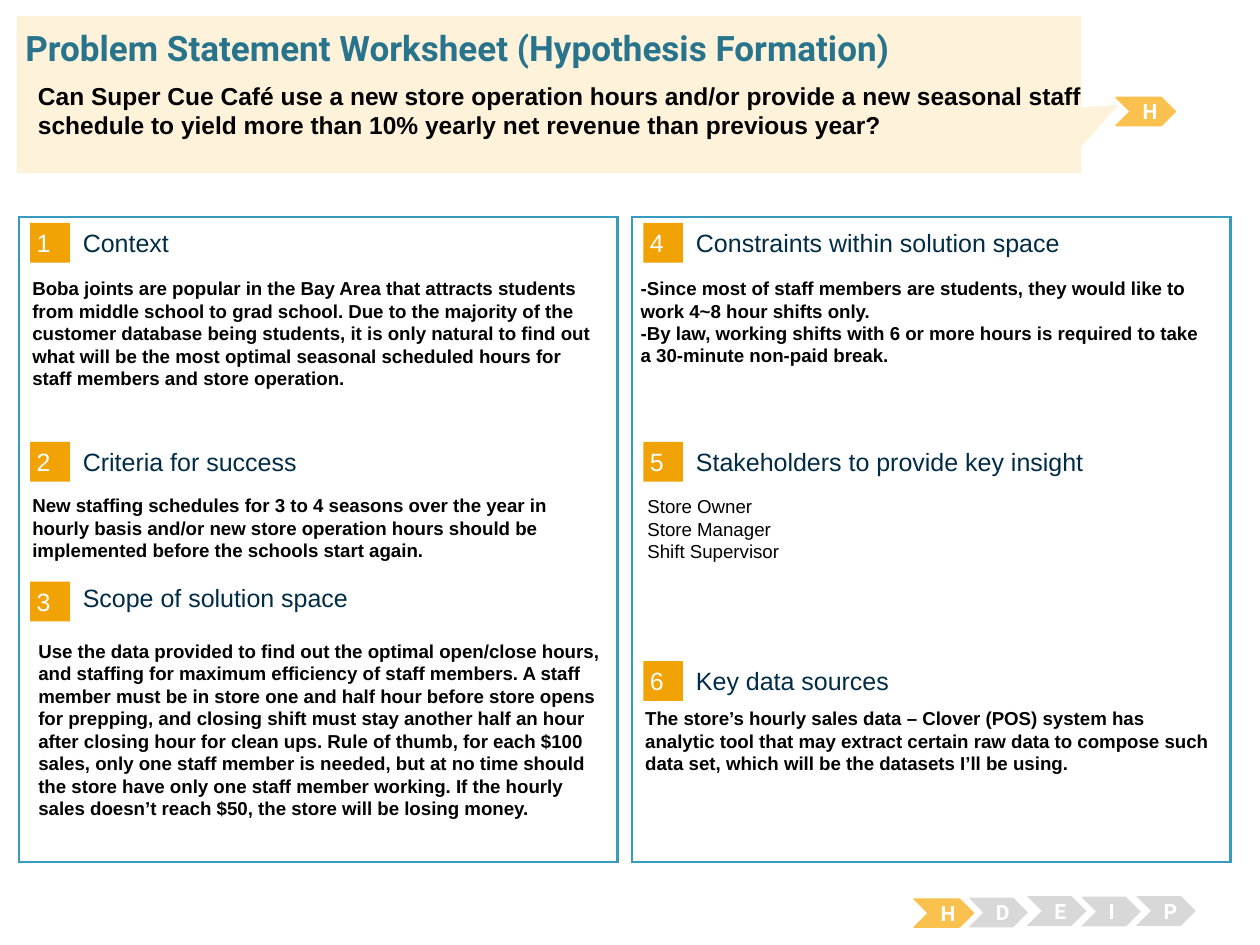
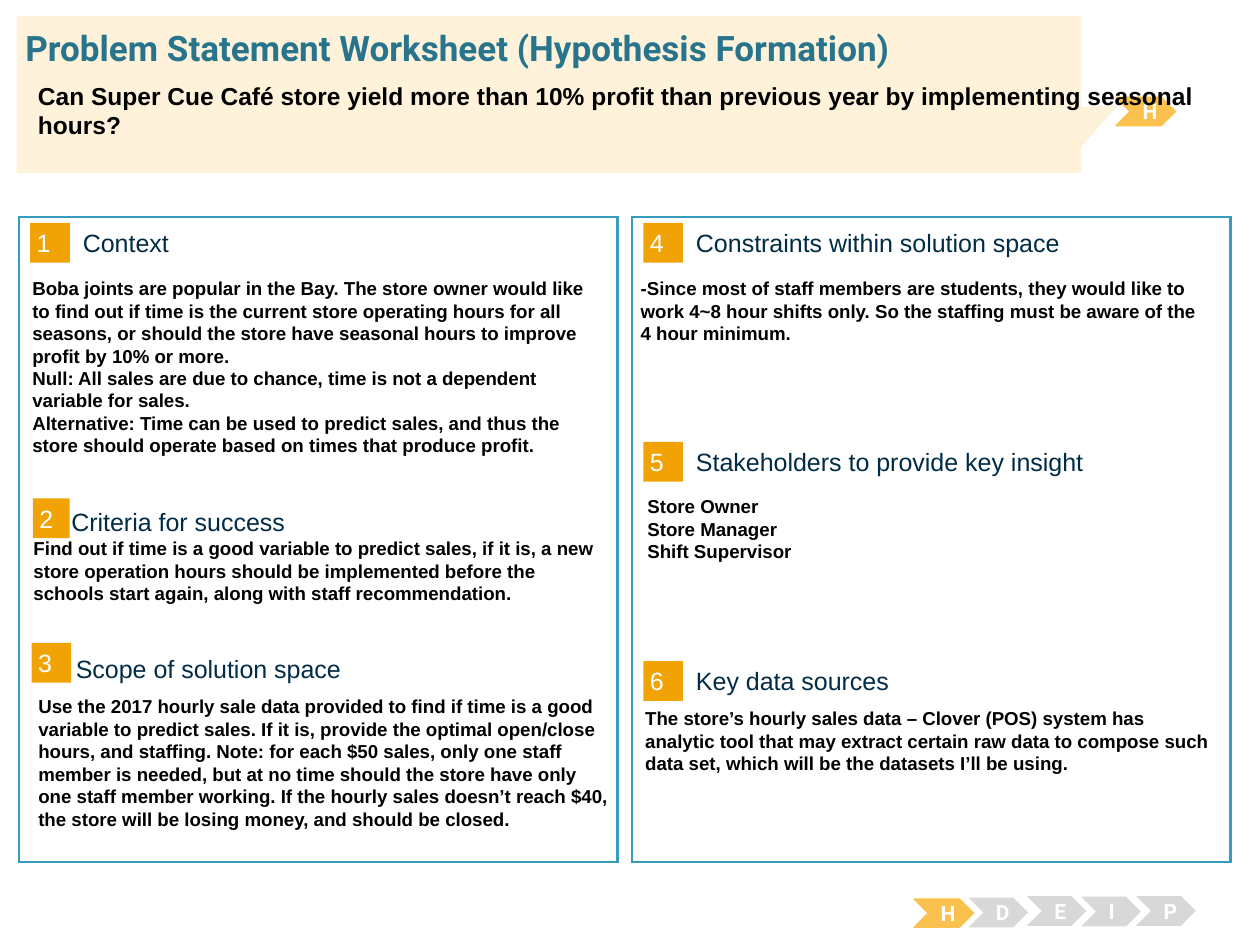
Before and after one commit to tc18fwd/SpringBoard, a slide deck: slide 1 of Capstone Two/Capstone Two Problem Statement.pptx. Drawn at 1260x945 pixels with LibreOffice and Linux fonts; fonts in the diff are those of the drawing. Boxes give left, top, right and bottom in pixels: in the first picture for what was removed or moved away, otherwise in the second. Text is boxed around its words. In the diff, an @@ line names an element or a change of style, - is before the commit and + after.

Commit message:
updated problem statement, capstone 2 all loading now done by looping

```diff
--- a/Capstone Two/Capstone Two Problem Statement.pptx
+++ b/Capstone Two/Capstone Two Problem Statement.pptx
@@ text at [38,87,1192,135]: text changed @@
-Can Super Cue Café use a new store operation hours and/or provide a new seasonal staff schedule to yield more than 10% yearly net revenue than previous year?
+Can Super Cue Café store yield more than 10% profit than previous year by implementing seasonal hours?
@@ text at [32,281,583,456]: text changed @@
-Boba joints are popular in the Bay Area that attracts students from middle school to grad school. Due to the majority of the customer database being students, it is only natural to find out what will be the most optimal seasonal scheduled hours for staff members and store operation.
+Boba joints are popular in the Bay. The store owner would like to find out if time is the current store operating hours for all seasons, or should the store have seasonal hours to improve profit by 10% or more.
+Null: All sales are due to chance, time is not a dependent variable for sales.
+Alternative: Time can be used to predict sales, and thus the store should operate based on times that produce profit.
@@ text at [641,281,1195,341]: text changed @@
--Since most of staff members are students, they would like to work 4~8 hour shifts only.
--By law, working shifts with 6 or more hours is required to take a 30-minute non-paid break.
+-Since most of staff members are students, they would like to work 4~8 hour shifts only. So the staffing must be aware of the 4 hour minimum.
@@ rectangle "2": place and size @@
-rectangle "2" at [30,442,71,483]
+rectangle "2" at [33,499,69,539]
@@ text "Criteria for success": place and size @@
-text "Criteria for success" at [83,453,296,472]
+text "Criteria for success" at [71,513,285,532]
@@ text "Store Owner Store Manager Shift ..." at [647,500,792,562]: bold on @@
@@ text at [33,541,593,604]: text changed @@
-New staffing schedules for 3 to 4 seasons over the year in hourly basis and/or new store operation hours should be implemented before the schools start again.
+Find out if time is a good variable to predict sales, if it is, a new store operation hours should be implemented before the schools start again, along with staff recommendation.
@@ rectangle "3": place and size @@
-rectangle "3" at [30,582,71,622]
+rectangle "3" at [32,643,72,683]
@@ text "Scope of solution space": place and size @@
-text "Scope of solution space" at [83,589,348,613]
+text "Scope of solution space" at [76,660,341,684]
@@ text at [38,699,607,830]: text changed @@
-Use the data provided to find out the optimal open/close hours, and staffing for maximum efficiency of staff members. A staff member must be in store one and half hour before store opens for prepping, and closing shift must stay another half an hour after closing hour for clean ups. Rule of thumb, for each $100 sales, only one staff member is needed, but at no time should the store have only one staff member working. If the hourly sales doesn’t reach $50, the store will be losing money.
+Use the 2017 hourly sale data provided to find if time is a good variable to predict sales. If it is, provide the optimal open/close hours, and staffing. Note: for each $50 sales, only one staff member is needed, but at no time should the store have only one staff member working. If the hourly sales doesn’t reach $40, the store will be losing money, and should be closed.
```
Also in this commit, not shown: 6 other files.
